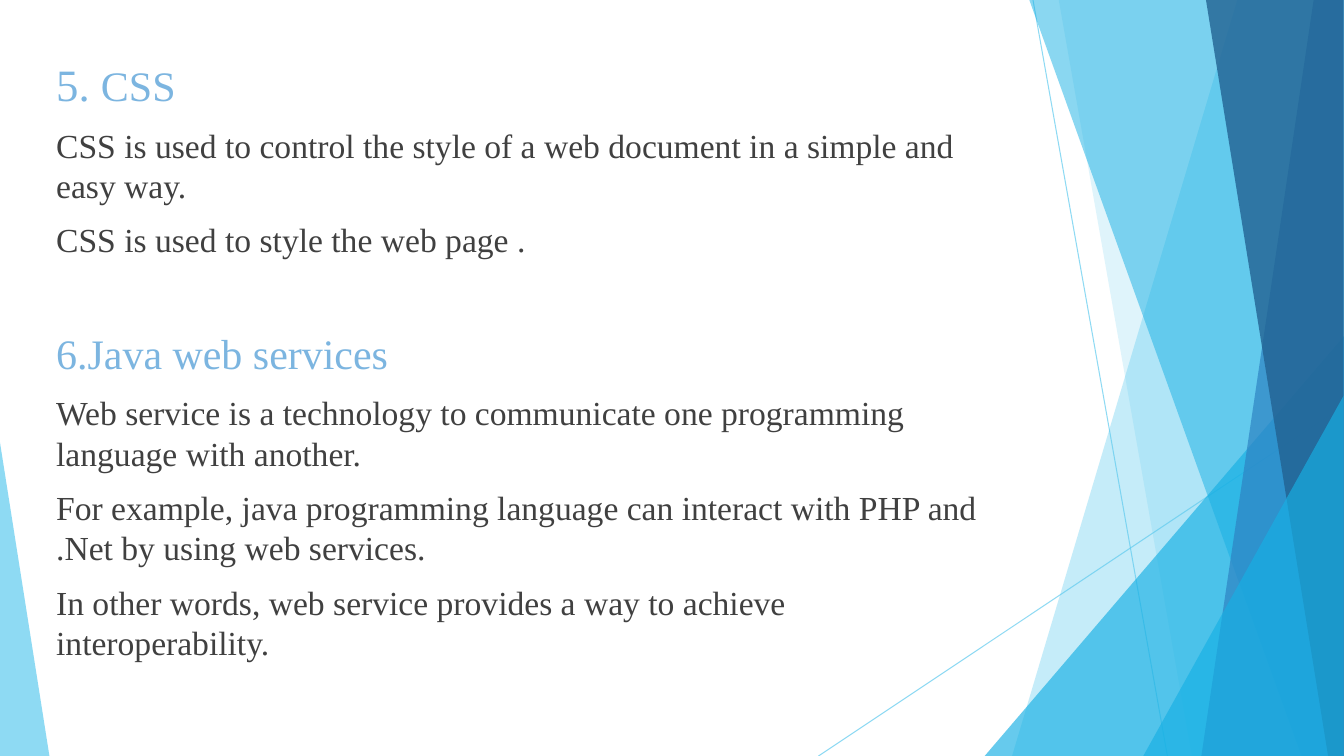
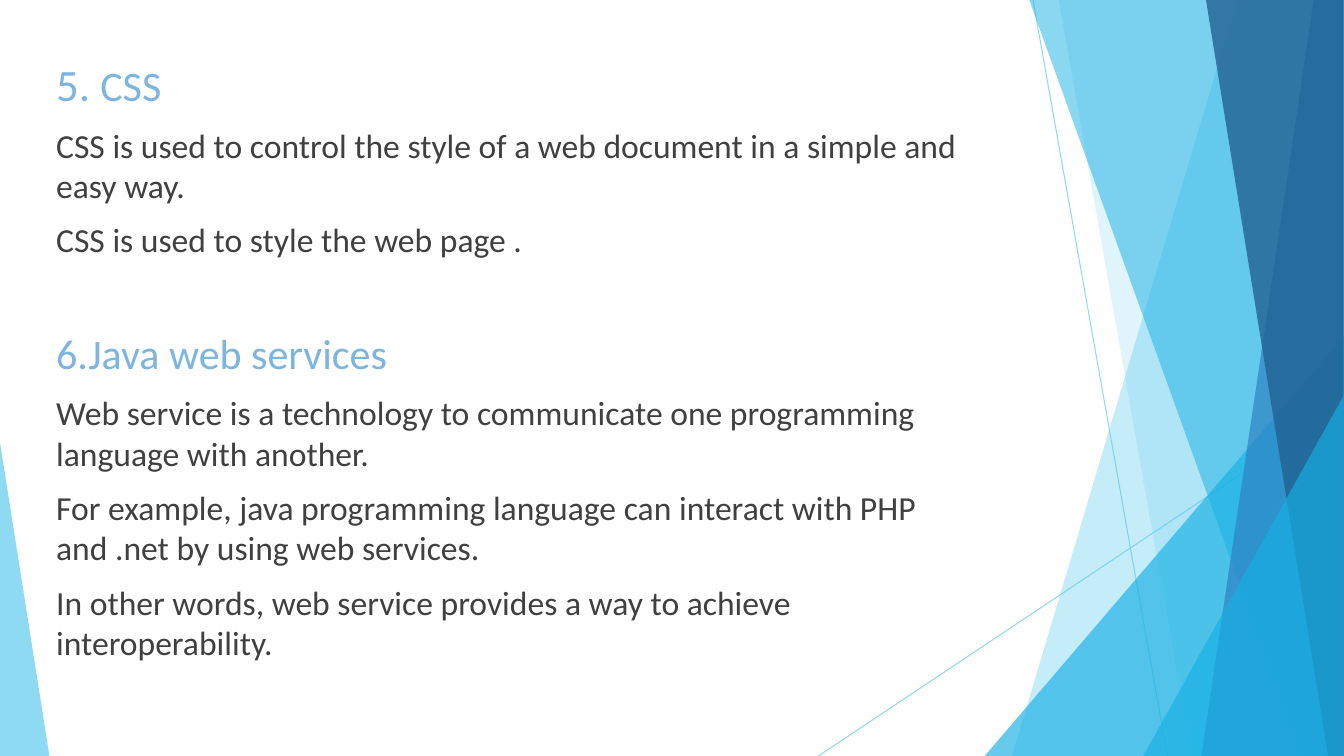
Before and after one commit to theshubhamp-zz/HAD, a slide deck: slide 9 of docs/HAD project.pptx. Drawn at 1344x756 pixels with LibreOffice and Linux fonts; fonts in the diff are those of the drawing. Boxes give left, top, right and bottom in pixels: in the first picture for what was removed or moved away, otherwise in the second. Text is boxed around its words. In the diff, an @@ line names an element or a change of style, - is before the commit and + after.

```diff
--- a/docs/HAD project.pptx
+++ b/docs/HAD project.pptx
@@ text at (56,72,955,661): font Times New Roman to Calibri in "5. CSS", "CSS is used to control the style ...", "CSS is used to style the web ...", "6.Java web services" and 2 more places @@
@@ text at (56,496,916,566): text changed; font Times New Roman to Calibri @@
-For example, java programming language can interact with PHP and .Net by using web services.
+For example, java programming language can interact with PHP and .net by using web services.
```
Also in this commit, not shown: 11 other slides changed, 5 slides added, 1 slide removed.
